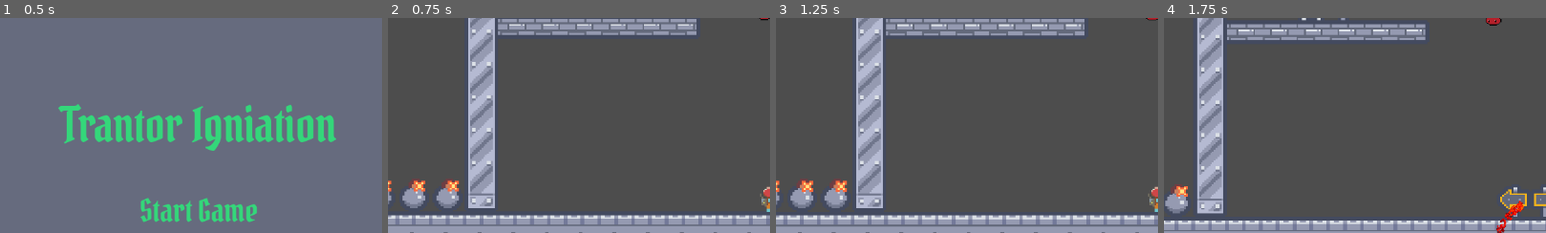
Above: before the commit, frames 1-4 (left to right).
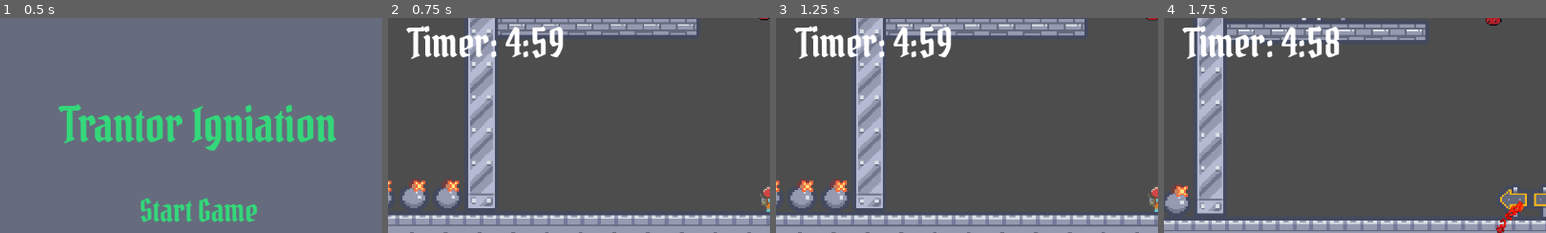
Above: after the commit, the same moments.

Repository: Kerwanc/TrantorIgniation
Game: Godot game, scene res://scenes/main_menu.tscn
Same seed, same stepped clock (60 frames per second), same inputs: the game is played once before the commit and once after it.
Inputs:
- Up to frame 1 (0.5 s): no input
- Up to frame 2 (0.75 s): click "Start Game" at 0.5 s
- Up to frame 3 (1.25 s): no input
- Up to frame 4 (1.75 s): tap Enter (ui_accept) at 1.25, 1.52 s; hold Right (ui_right) from 1.28 s (still down)
The pictures show only the part of the screen within x 0-50%, y 3-53%; the shares and areas given below are measured in that part.

Frame 1 is identical in both runs. In frame 2, 2.6% of the frame differs, in the area x 4-46%, y 3-20%; in frame 3, 2.6%; in frame 4, 2.6%.

Commit message:
feat(gui): connected gui to game over screen

Diff:
--- a/scenes/game.gd
+++ b/scenes/game.gd
@@ -1,6 +1,7 @@
 extends Node2D
 
 @onready var menu_button = $GameOverLayer/MenuButton
+@onready var gui = $GUILayer/inGameUI
 
 func _ready() -> void:
 	$GameOverLayer.visible = false
@@ -13,6 +14,7 @@
 	$Player.activate_tomato_power()
 
 func _on_player_died() -> void:
+	gui.time_skip(300)
 	$GameOverLayer.visible = true
 
 func _on_menu_button_pressed() -> void:
--- a/scenes/game.tscn
+++ b/scenes/game.tscn
@@ -3,6 +3,7 @@
 [ext_resource type="PackedScene" uid="uid://d1os6mj3sfvt" path="res://scenes/player.tscn" id="1_uwrxv"]
 [ext_resource type="Script" uid="uid://dy1cxd6yg4435" path="res://scenes/game.gd" id="1_yq8nm"]
 [ext_resource type="PackedScene" uid="uid://cn8wiigbbyo1h" path="res://firstFloor.tscn" id="3_lbhrr"]
+[ext_resource type="PackedScene" uid="uid://bjw65y4v4q6yr" path="res://scenes/in_game_ui.tscn" id="4_iywne"]
 [ext_resource type="FontFile" uid="uid://b2krdh840t31a" path="res://assets/Fonts/Pirata_One/PirataOne-Regular.ttf" id="4_lbhrr"]
 [ext_resource type="PackedScene" uid="uid://de2e2xch0yrh5" path="res://scenes/tomato.tscn" id="5_iywne"]
 
@@ -14,6 +15,7 @@
 position = Vector2(-11, -85)
 
 [node name="Player" parent="." unique_id=1328390747 instance=ExtResource("1_uwrxv")]
+unique_name_in_owner = true
 position = Vector2(-6, 211)
 
 [node name="GameOverLayer" type="CanvasLayer" parent="." unique_id=1445349713]
@@ -62,3 +64,11 @@
 
 [node name="tomato" parent="." unique_id=2130285749 instance=ExtResource("5_iywne")]
 position = Vector2(-9, 88)
+
+[node name="GUILayer" type="CanvasLayer" parent="." unique_id=82634668]
+
+[node name="inGameUI" parent="GUILayer" unique_id=1154138203 instance=ExtResource("4_iywne")]
+offset_left = 1.0
+offset_right = 1.0
+
+[connection signal="pressed" from="GameOverLayer/MenuButton" to="." method="_on_menu_button_pressed"]
--- /dev/null
+++ b/scenes/in_game_ui.tscn
@@ -0,0 +1,34 @@
+[gd_scene format=3 uid="uid://bjw65y4v4q6yr"]
+
+[ext_resource type="Script" uid="uid://dhb7ucjivrakh" path="res://scripts/game_manager.gd" id="1_fnge6"]
+[ext_resource type="FontFile" uid="uid://b2krdh840t31a" path="res://assets/Fonts/Pirata_One/PirataOne-Regular.ttf" id="1_kplmn"]
+
+[sub_resource type="Theme" id="Theme_fnge6"]
+
+[node name="inGameUI" type="Control" unique_id=1154138203]
+layout_mode = 3
+anchors_preset = 15
+anchor_right = 1.0
+anchor_bottom = 1.0
+grow_horizontal = 2
+grow_vertical = 2
+script = ExtResource("1_fnge6")
+
+[node name="MarginContainer" type="MarginContainer" parent="." unique_id=130800495]
+layout_mode = 1
+anchors_preset = 15
+anchor_right = 1.0
+anchor_bottom = 1.0
+grow_horizontal = 2
+grow_vertical = 2
+
+[node name="TimerLabel" type="Label" parent="." unique_id=1535898487]
+layout_mode = 0
+offset_left = 30.0
+offset_top = 20.0
+offset_right = 165.0
+offset_bottom = 98.0
+theme = SubResource("Theme_fnge6")
+theme_override_fonts/font = ExtResource("1_kplmn")
+theme_override_font_sizes/font_size = 60
+text = "Timer:"
--- a/scripts/game_manager.gd
+++ b/scripts/game_manager.gd
@@ -1,11 +1,31 @@
 extends Node
 
 @onready var timer_label: Label = $TimerLabel
+@onready var player = $%Player
+
+var timer: float = 300
+var timer_ended: bool = false
+
+func format_time(time: float) -> String:
+	var min: int = time / 60
+	var sec: String = str(time - min * 60).pad_decimals(0)
+	if sec.length() < 2:
+		sec = "0" + sec
+	return str(min) + ":" + sec
 
 # Called when the node enters the scene tree for the first time.
 func _ready() -> void:
-	$Timer.start()
+	pass
+
+func time_skip(delay: float) -> void:
+	timer -= delay
 
 # Called every frame. 'delta' is the elapsed time since the previous frame.
 func _process(delta: float) -> void:
-	timer_label.text = "Timer: " + str($Timer.time_left).pad_decimals(0)
+	if (timer_ended == false):
+		timer -= delta
+	if (timer <= 0):
+		timer = 0
+		player.die()
+		timer_ended = true
+	timer_label.text = "Timer: " + format_time(timer)
